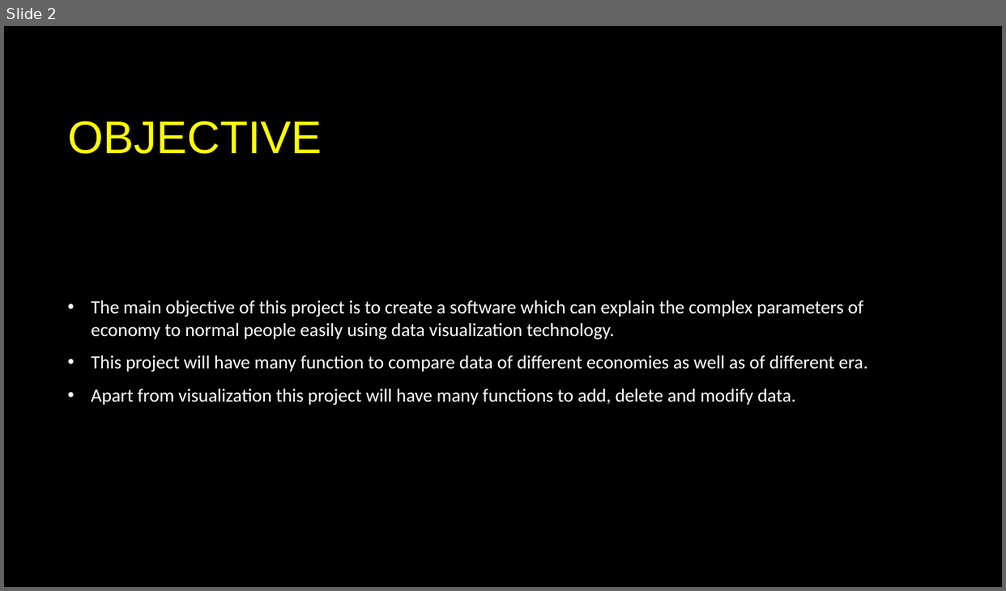
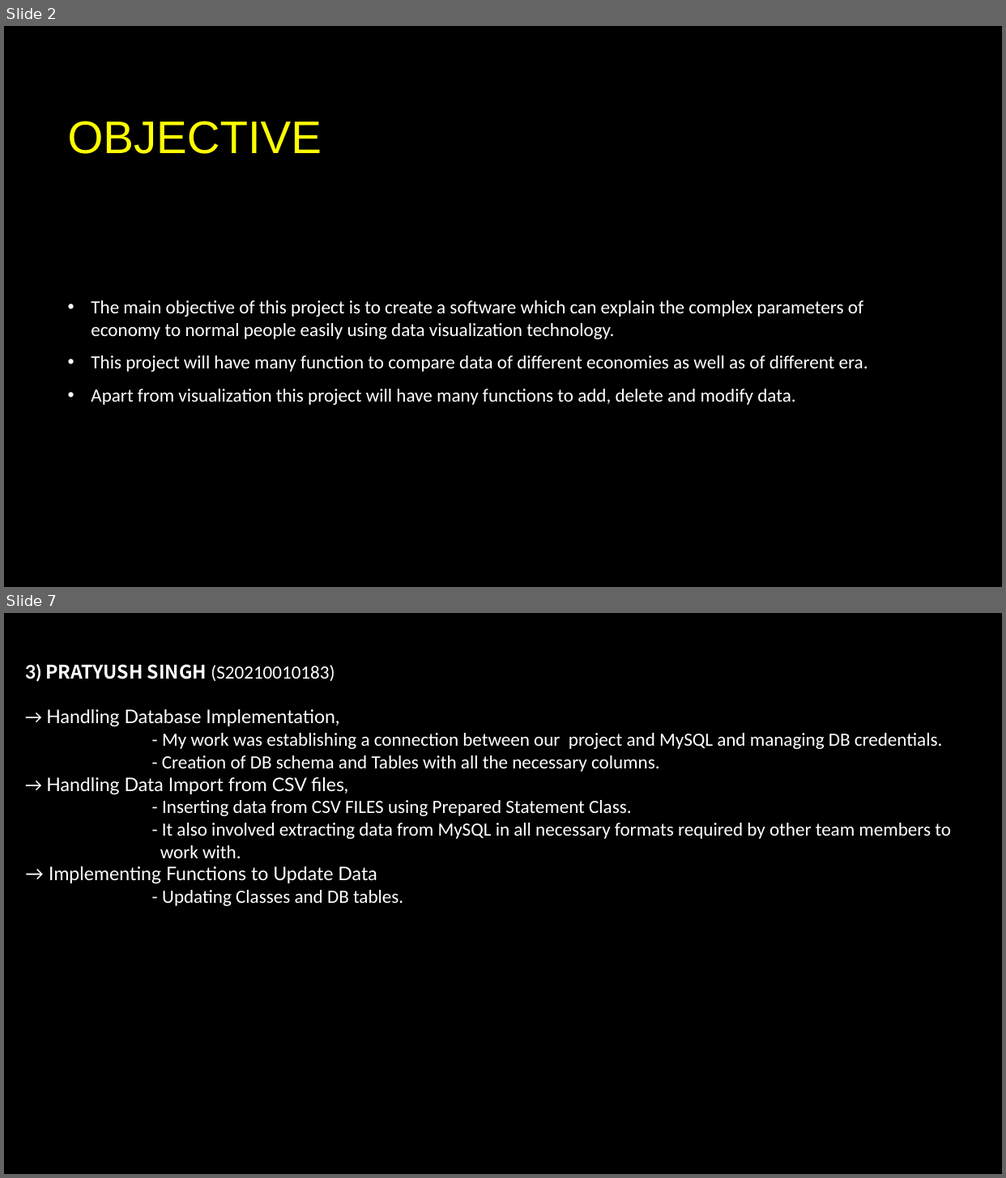
Before and after one commit to AvatarAarav/Economy_Data_Visualization, a slide deck: Presentation/Economy_Data_Visualizaton_Presentation.pptx. Shown one above the other, each under a label of ours: slide 2 before the commit, slides 2 and 7 after it; the slides between them are not shown. The pictures are 1006x591 and 1006x1178 pixels, drawn with LibreOffice and Linux fonts; fonts in the diff are those of the drawing; background and template pictures are left out. Boxes give left, top, right and bottom in pixels: in the first picture for what was removed or moved away, otherwise in the second. Text is boxed around its words. In the diff, an @@ line names an element or a change of style, - is before the commit and + after.

```diff
--- a/Presentation/Economy_Data_Visualizaton_Presentation.pptx
+++ b/Presentation/Economy_Data_Visualizaton_Presentation.pptx
@@ slide 7 added at (x1=4, y1=613, x2=1002, y2=1174), background picture (left out) @@
@@ text added at (x1=25, y1=664, x2=951, y2=906), 18 pt, text #FFFFFF @@
+3) PRATYUSH SINGH (S20210010183)
+→ Handling Database Implementation,
+- My work was establishing a connection between our project and MySQL and managing DB credentials.
+- Creation of DB schema and Tables with all the necessary columns.
+→ Handling Data Import from CSV files,
+- Inserting data from CSV FILES using Prepared Statement Class.
+- It also involved extracting data from MySQL in all necessary formats required by other team members to
+work with.
+→ Implementing Functions to Update Data
+- Updating Classes and DB tables.
```
Also in this commit, not shown: 1 slide changed, 5 other slides added, 5 slides removed, 5 other files.
